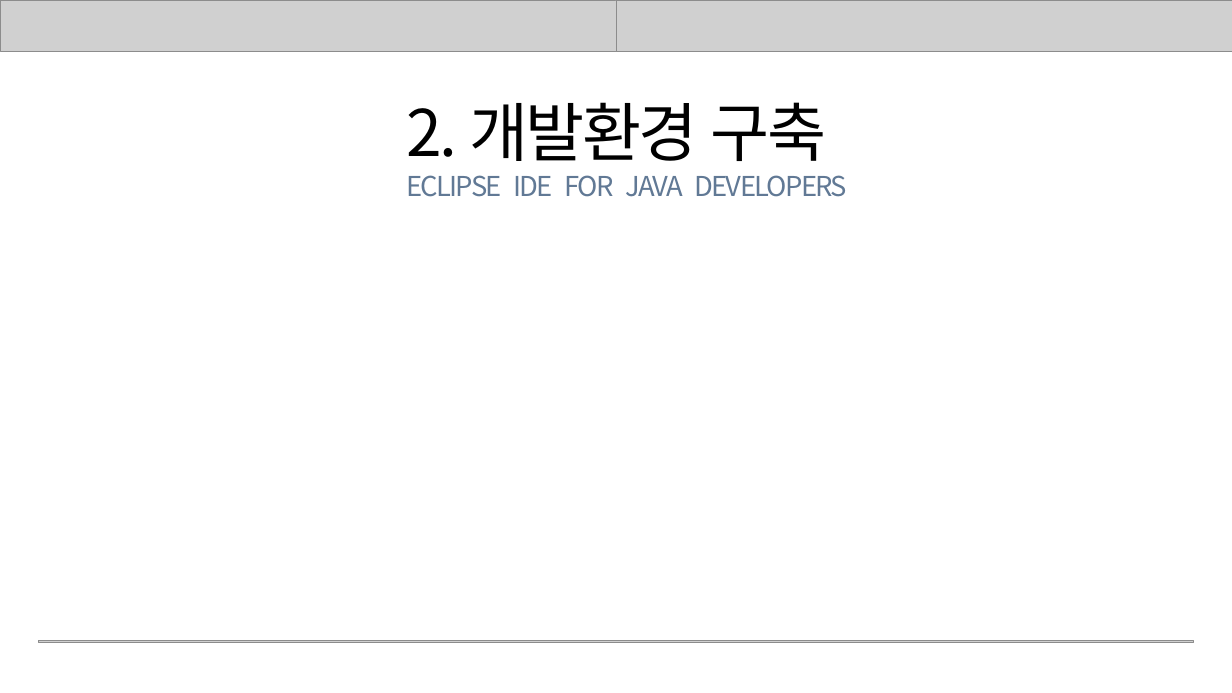
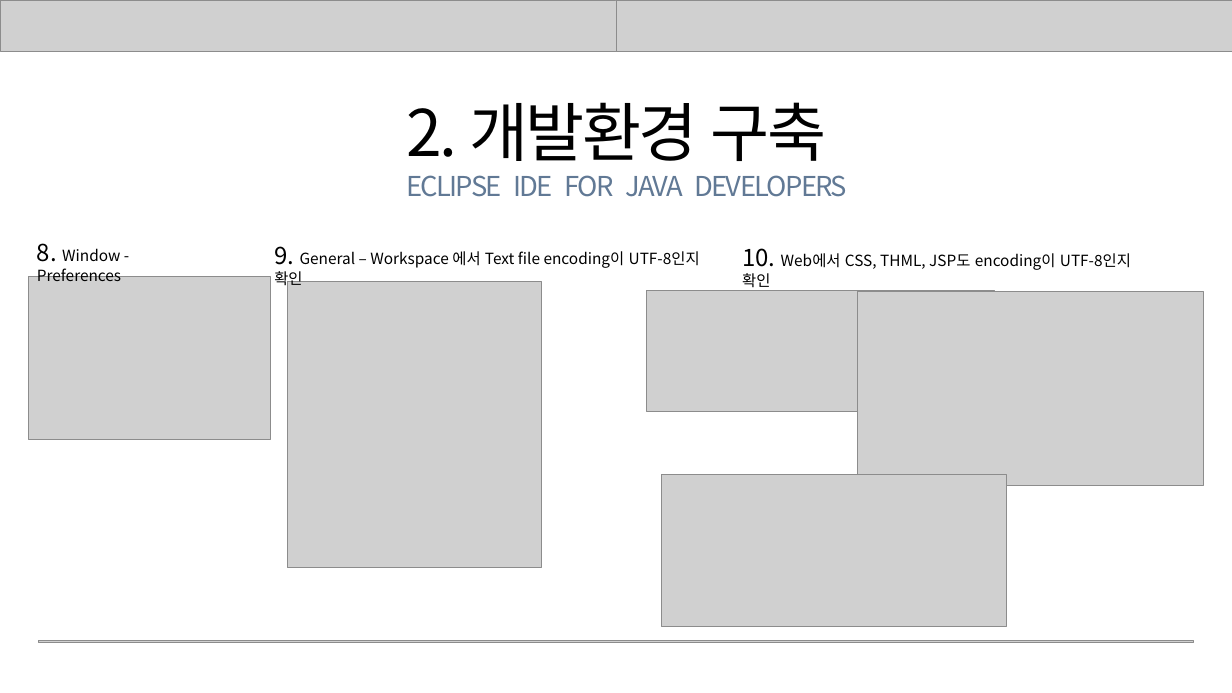
Before and after one commit to rombird/LEELEELIM, a slide deck: slide 14 of 응용SW기초기술활용.pptx (slide 8 before the commit). Drawn at 1232x693 pixels with LibreOffice and Linux fonts; fonts in the diff are those of the drawing; grey boxes stand for pictures. Boxes give left, top, right and bottom in pixels: in the first picture for what was removed or moved away, otherwise in the second. Text is boxed around its words. In the diff, an @@ line names an element or a change of style, - is before the commit and + after.

```diff
--- a/응용SW기초기술활용.pptx
+++ b/응용SW기초기술활용.pptx
@@ text added at [37, 243, 121, 281], 18 pt, text #000000 @@
+8. Window - Preferences
@@ text added at [274, 246, 700, 289], 18 pt, text #000000 @@
+9. General – Workspace 에서 Text file encoding이 UTF-8인지 확인
@@ text added at [742, 248, 1131, 291], 18 pt, text #000000 @@
+10. Web에서 CSS, THML, JSP도 encoding이 UTF-8인지 확인
@@ picture added at [29, 277, 270, 440] @@
@@ picture added at [287, 282, 541, 567] @@
@@ picture added at [647, 290, 994, 411] @@
@@ picture added at [857, 291, 1204, 485] @@
@@ picture added at [662, 474, 1006, 626] @@
```
Also in this commit, not shown: 13 other slides changed, 9 slides added.
